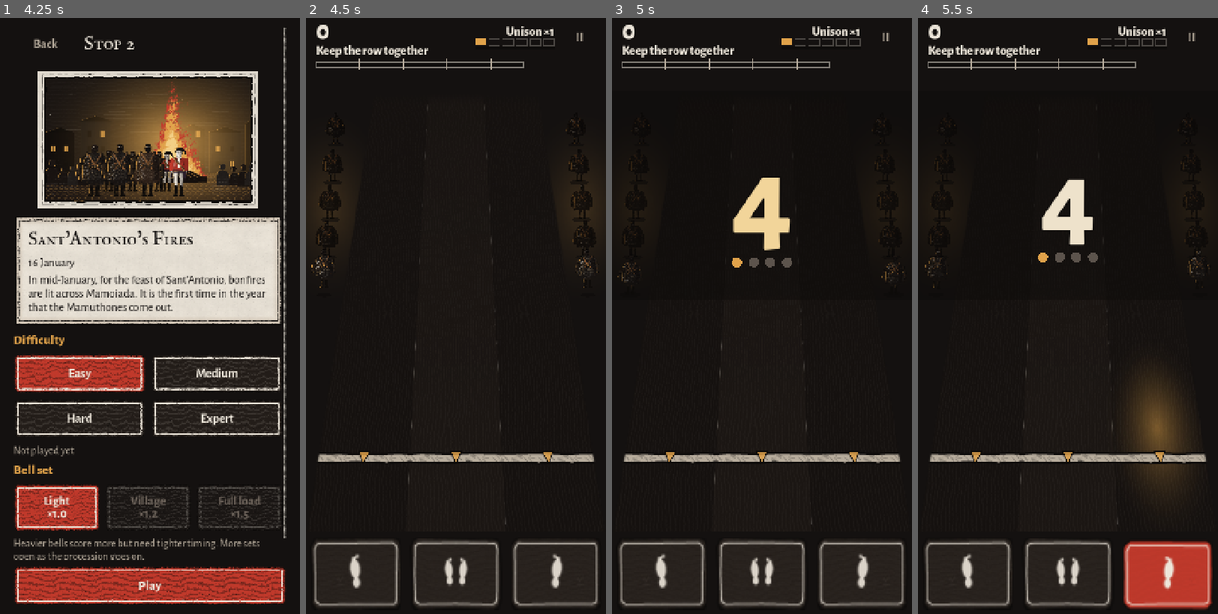
Above: before the commit, frames 1-4 (left to right).
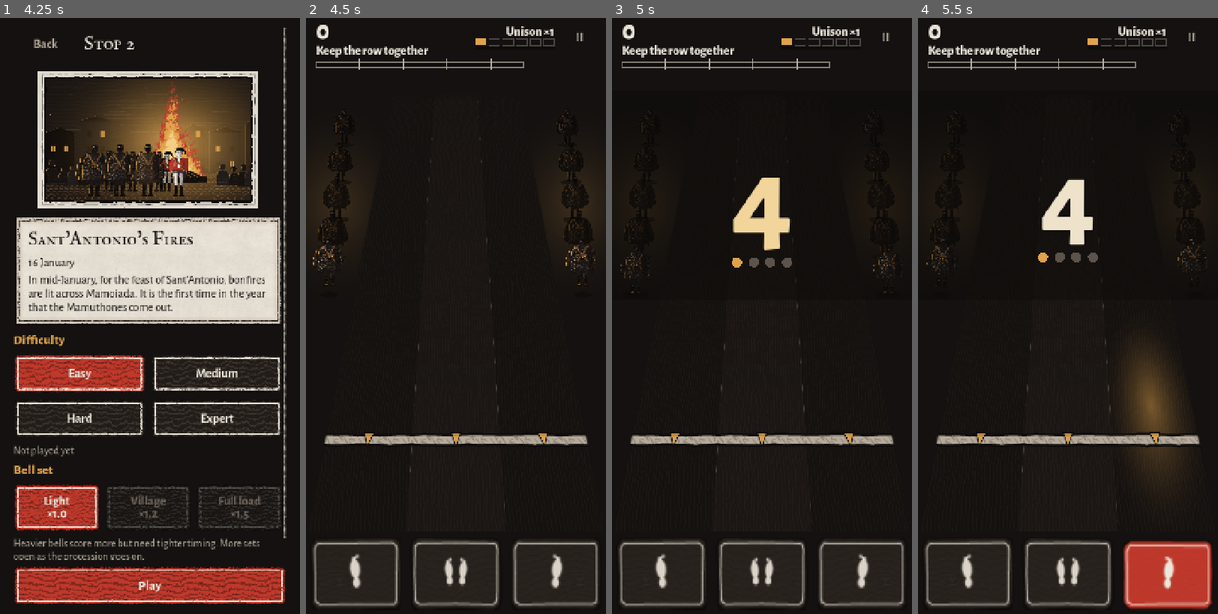
Above: after the commit, the same moments.

Repository: icsdaniel/Mamuthones
Game: Godot game, scene res://scenes/main.tscn
Same seed, same stepped clock (60 frames per second), same inputs: the game is played once before the commit and once after it.
Inputs (mouse positions are in pixels of both pictures, inside the frame that each line leads up to):
- Up to frame 1 (4.25 s): click "English" at 0.5 s; click "Continue" at 1.25 s; click "Play: Sant'Antonio's Fires" at 2 s; click "Easy" at 2.75 s; click "Easy" at 3.5 s
- Up to frame 2 (4.5 s): click "Play" at 4.25 s
- Up to frame 3 (5 s): no input
- Up to frame 4 (5.5 s): tap Enter at 5 s; move the mouse to (1134, 286) at 5.02 s; hold D from 5.03 s (still down); tap Q at 5.1 s; click (1134, 286) at 5.17 s; tap Space at 5.27 s

Frame 1 is identical in both runs. In frame 2, 3.6% of the frame differs, in the area x 1-98%, y 14-85%; in frame 3, 2.8%; in frame 4, 3.7%, in the area x 2-98%, y 15-85%.

Commit message:
Play area: narrow the road's far end to 42%
Co-Authored-By: Claude Opus 5.5 (1M context) <noreply@anthropic.com>
Claude-Session: https://claude.ai/code/session_01ACqmREu44yfBbShp4WheX7

Diff:
--- a/game/scripts/ui/lane_view.gd
+++ b/game/scripts/ui/lane_view.gd
@@ -199,10 +199,10 @@
 ## The field is drawn flat into a viewport and shown as a road laid back toward the horizon: full width
 ## at the hit line end, TOP_W of that at the far end, so notes come toward the player and grow as they
 ## near. Straight lines stay straight (a true perspective), so lanes, bars and holds keep their shape.
-const TOP_W := 0.55
+const TOP_W := 0.42
 const ROAD_SHADER := """
 shader_type canvas_item;
-uniform float top_w = 0.55;
+uniform float top_w = 0.42;
 uniform vec4 fog : source_color = vec4(0.08, 0.066, 0.06, 1.0);
 void fragment() {
 	float w = top_w + (1.0 - top_w) * UV.y;
Not shown, changed: docs/design.md
